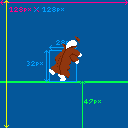
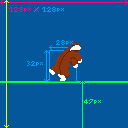
Before/after of a 128x128 layered artwork. What changed in the layer stack:
removed layer "CoatBackwards" from group "Backwards" over [55,36,82,78]
painted on "BottomKidBackwards" over [55,36,82,78]
painted on "TopKidBackwards" over [55,36,82,78]
